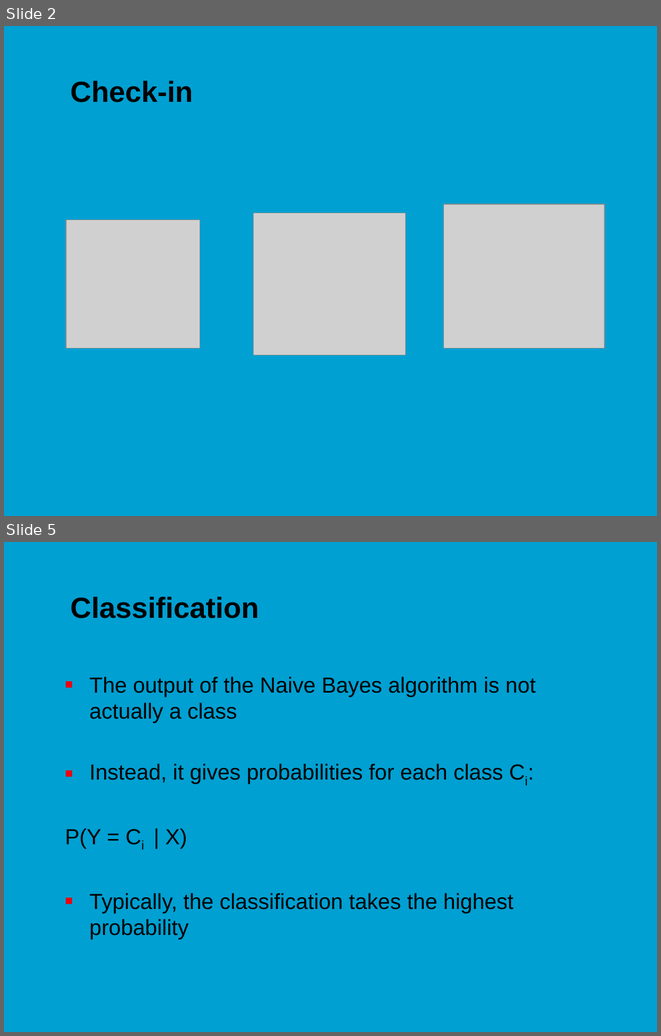
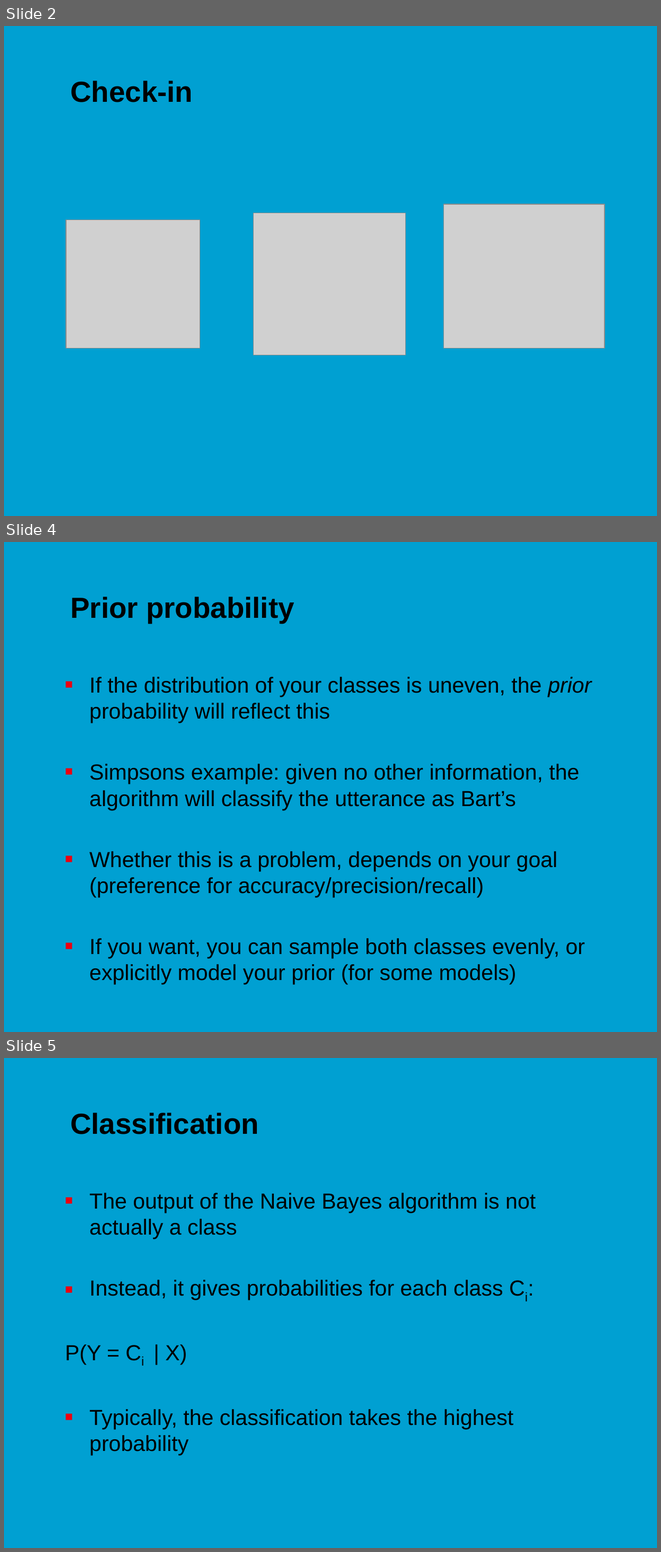
Before and after one commit to jonasmoons/data-driven-learning, a slide deck: slides/ddl-w8l2.pptx. Shown one above the other, each under a label of ours: slides 2 and 5 before the commit, slides 2, 4 and 5 after it; the slides between them are not shown. The pictures are 661x1036 and 661x1552 pixels, drawn with LibreOffice and Linux fonts; fonts in the diff are those of the drawing; grey boxes stand for pictures; background and template pictures are left out. Boxes give left, top, right and bottom in pixels: in the first picture for what was removed or moved away, otherwise in the second. Text is boxed around its words. In the diff, an @@ line names an element or a change of style, - is before the commit and + after.

```diff
--- a/slides/ddl-w8l2.pptx
+++ b/slides/ddl-w8l2.pptx
@@ slide 4 added at (4, 542, 657, 1032), background picture (left out) @@
@@ title added at (70, 597, 294, 623), 32 pt, text #000000, bold @@
+Prior probability
@@ text added at (89, 677, 591, 984), 24 pt, text #000000 @@
+■ If the distribution of your classes is uneven, the prior probability will reflect this
+■ Simpsons example: given no other information, the algorithm will classify the utterance as Bart’s
+■ Whether this is a problem, depends on your goal (preference for accuracy/precision/recall)
+■ If you want, you can sample both classes evenly, or explicitly model your prior (for some models)
```
Also in this commit, not shown: 1 slide changed, 1 other slide added, 2 slides removed, 2 other files.
